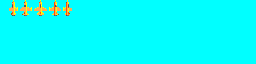
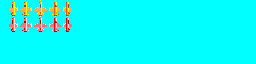
Two versions of the same layered image (256×64). Layer-by-layer changes:
painted on "Foreground" over [9, 16, 72, 32]
